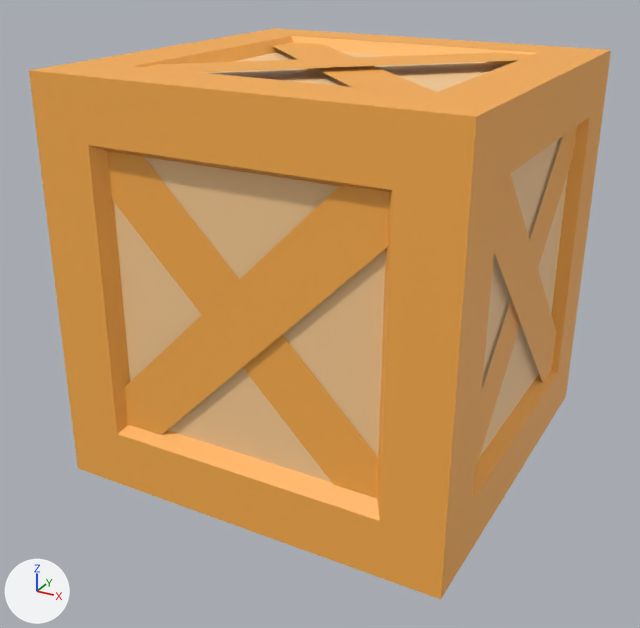
Two versions of the glTF model public/assets/models/prop_029.glb, one commit apart.
Camera for both pictures: a 50 mm camera at (0.642, -1.242, 0.842) aimed at (-0.015, -0.048, 0.246). Lighting does not change. The marker at lower left points along +X, +Y and +Z. The first picture is the older version. Vertices at exactly the same position are counted once.

Objects in the first picture: 'prop.001'.
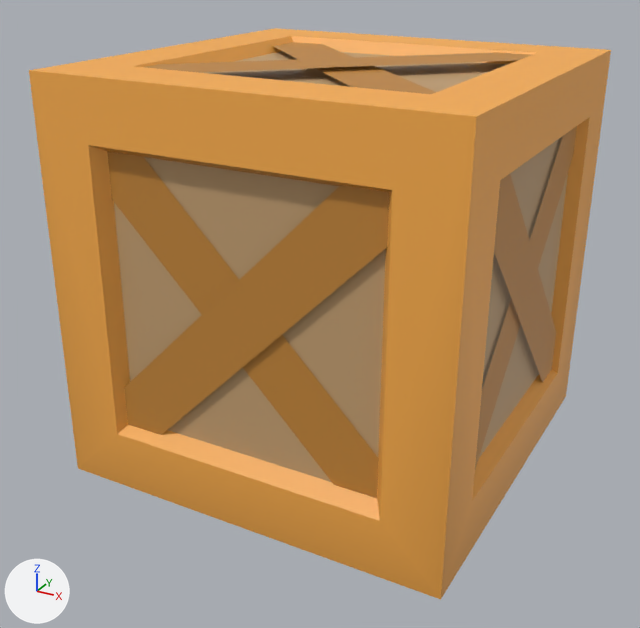
Edits to the bpy script that builds the scene:
```text
Change mat_material:
    add n3 = _N.new('ShaderNodeMix'); n3.name = 'Mix'
    add n3.data_type = 'RGBA'
    add n3.blend_type = 'MULTIPLY'
    add n3.inputs[0].default_value = 1.0  # 'Factor'
    add n4 = _N.new('ShaderNodeVertexColor'); n4.name = 'Color Attribute'
    where n2 = _N.new('ShaderNodeTexImage'); n2.name = 'Image Texture'
    where n0 = _N.new('ShaderNodeBsdfPrincipled'); n0.name = 'Principled BSDF'
    remove _L.new(n2.outputs[0], n0.inputs[0])  # 'Color' to 'Base Color'
    add _L.new(n3.outputs[2], n0.inputs[0])  # 'Result' to 'Base Color'
    add _L.new(n4.outputs[0], n3.inputs[7])  # 'Color' to 'B'
    add _L.new(n2.outputs[0], n3.inputs[6])  # 'Color' to 'A'
Change me_mesh_450:
    where me_mesh_450.from_pydata(...)  # 77 vertices, 92 faces; spans x -0.327..0.329, y -0.327..0.33, z -0.002..0.656
    used by ob_prop_001; location = (0.0, 0.0, 0.0)
    me_mesh_450 part 1: vertex colours changed
```

Location of each change, [x1, y1, x2, y2] in pixels of the pictures (640 x 628 px):
'prop.001', recoloured (orange to brown): [62, 35, 590, 600] in both
